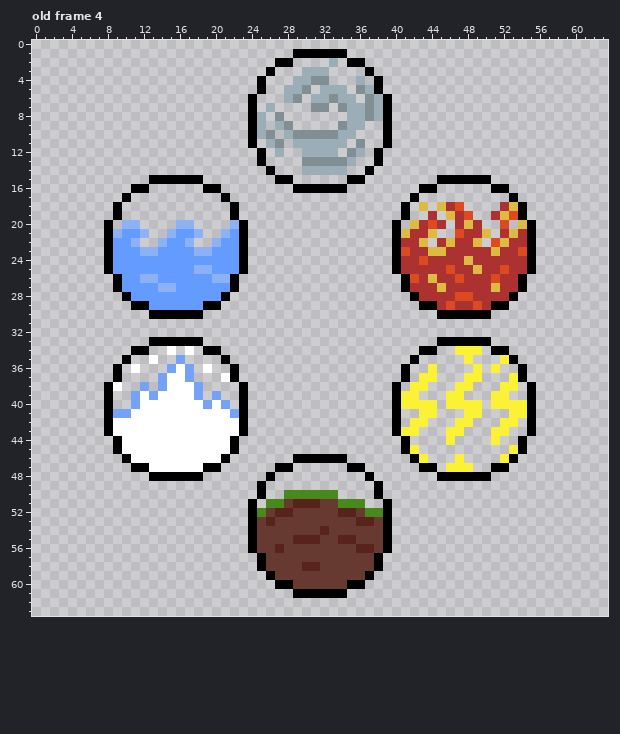
Pixel-art file: assets/images/ASE/Trinity.ase. Above, as it was before the edit.
64x64 pixels, 5 frames. Shown: old frame 4.
The same view after the edit:
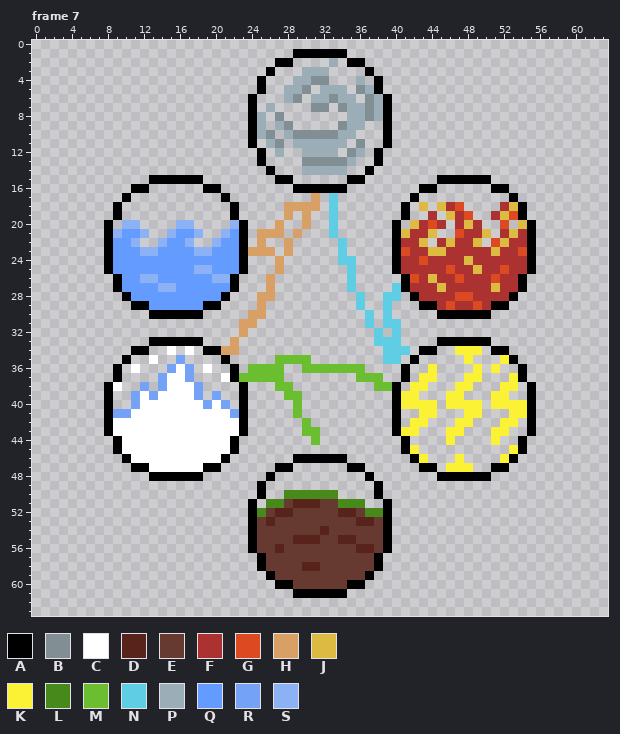
Palette (. is transparent): A #000000  B #818e94  C #ffffff  D #58231a  E #663931  F #ac3232  G #dd4a21  H #d9a066  J #ddba41  K #fbf236  L #48891c  M #6abe30  N #5fcde4  P #9badb7  Q #639bff  R #73a2f7  S #8cb1f4
A new or re-ordered frame is compared with the old frame closest to it.
The exact change:
frames 5 -> 7
Frame 7 is new; against old frame 4, layer "Layer 1":
The author put colour H in row 17 at x 31; in row 18 at x 28 to 31; in row 19 at x 28 and 30; in row 20 at x 27 and 30; in row 21 at x 25 to 27 and 29; in row 22 at x 25 and 28.
The author put colour H in row 23 at x 24 to 26 and 28; in rows 24 to 25 at x 27; in rows 26 to 27 at x 26; in row 28 at x 25 to 26; in row 29 at x 25; in row 30 at x 24 to 25.
The author put colour H in row 31 at x 23 to 24; in row 32 at x 23; in row 33 at x 22; in row 34 at x 21 to 22.
The author put colour M in row 35 at x 27 to 30; in row 36 at x 24 to 27 and 30 to 36; in row 37 at x 23 to 27 and 36 to 38; in row 38 at x 27 to 28 and 38 to 39; in row 39 at x 28 to 29; in rows 40 to 41 at x 29.
The author put colour M in row 42 at x 30; in row 43 at x 30 to 31; in row 44 at x 31.
The author put colour N in rows 17 to 21 at x 33; in rows 22 to 23 at x 34; in row 24 at x 34 to 35; in rows 25 to 26 at x 35; in row 27 at x 35 and 40; in row 28 at x 36 and 39 to 40.
The author put colour N in row 29 at x 36 and 39; in row 30 at x 37 and 39; in row 31 at x 37 and 39 to 40; in row 32 at x 38 and 40; in row 33 at x 38 to 40; in row 34 at x 39 to 41.
The author put colour N in row 35 at x 39 to 40.
